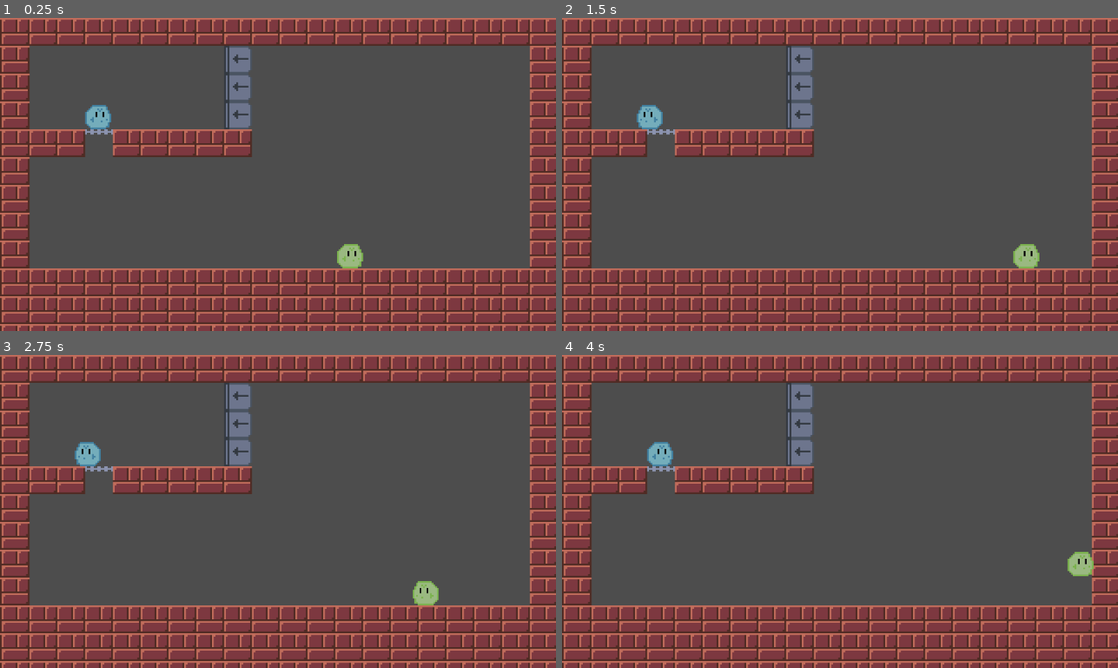
Above: before the commit, frames 1-4 (two rows, left to right).
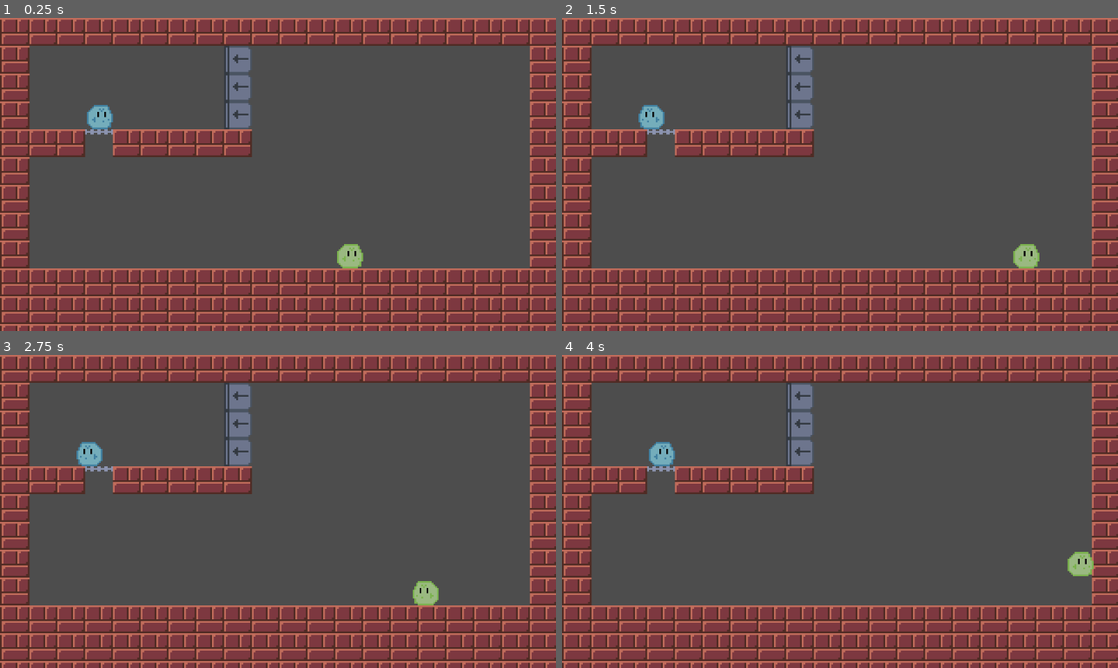
Above: after the commit, the same moments.

Repository: MiguelGibo/new-game-project
Game: Godot game, scene res://level_1.tscn
Same seed, same stepped clock (60 frames per second), same inputs: the game is played once before the commit and once after it.
Inputs:
- Up to frame 1 (0.25 s): no input
- Up to frame 2 (1.5 s): tap Enter at 0.5 s; hold D (right_move) from 0.53 s (still down); tap Down (down_move2) at 0.6 s; tap W (up_move) at 0.77 s; tap Left (left_move2) at 1.35 s
- Up to frame 3 (2.75 s): tap W (up_move) at 1.52 s; release D (right_move) at 2.03 s; hold A (left_move) from 2.03 s (still down); tap F (mine_block) at 2.1 s
- Up to frame 4 (4 s): release A (left_move) at 2.78 s; hold D (right_move) from 2.78 s (still down); tap Shift (mine_block2) at 2.85 s; tap W (up_move) at 3.02, 3.77 s; tap Right (right_move2) at 3.6 s

The runs differ from the first frame. In frame 1, 0.2% of the frame differs, in the area x 15-21%, y 27-36%; in frame 2, 0.2%; in frame 3, 0.2%; in frame 4, 0.2%.

Commit message:
fixed falling block bug

Diff:
--- a/level_1.tscn
+++ b/level_1.tscn
@@ -51,7 +51,7 @@
 tilemaplayer = NodePath("../TileMapLayer")
 
 [node name="Player2" parent="." unique_id=52428779 node_paths=PackedStringArray("tilemaplayer") instance=ExtResource("3_hn12h")]
-position = Vector2(57, 56)
+position = Vector2(58, 54)
 collision_layer = 3
 tilemaplayer = NodePath("../TileMapLayer")
 
--- a/tile_map_layer.gd
+++ b/tile_map_layer.gd
@@ -67,9 +67,12 @@
 	var on_drop_finished = func():
 		reserved_cells.erase(end_grid)
 
-		if get_cell_source_id(end_grid) == -1 and not is_tile_occupied(end_grid):
-			set_cell(end_grid, 0, block_atlas_coord_blue)
+		var final_landing_pos = end_grid
 
+		while get_cell_source_id(final_landing_pos) != -1 or is_tile_occupied(final_landing_pos):
+			final_landing_pos += Vector2i(0, -1)
+
+		set_cell(final_landing_pos, 0, block_atlas_coord_blue)
 		drop_sprite.queue_free()
 
 	tween.finished.connect(on_drop_finished)
